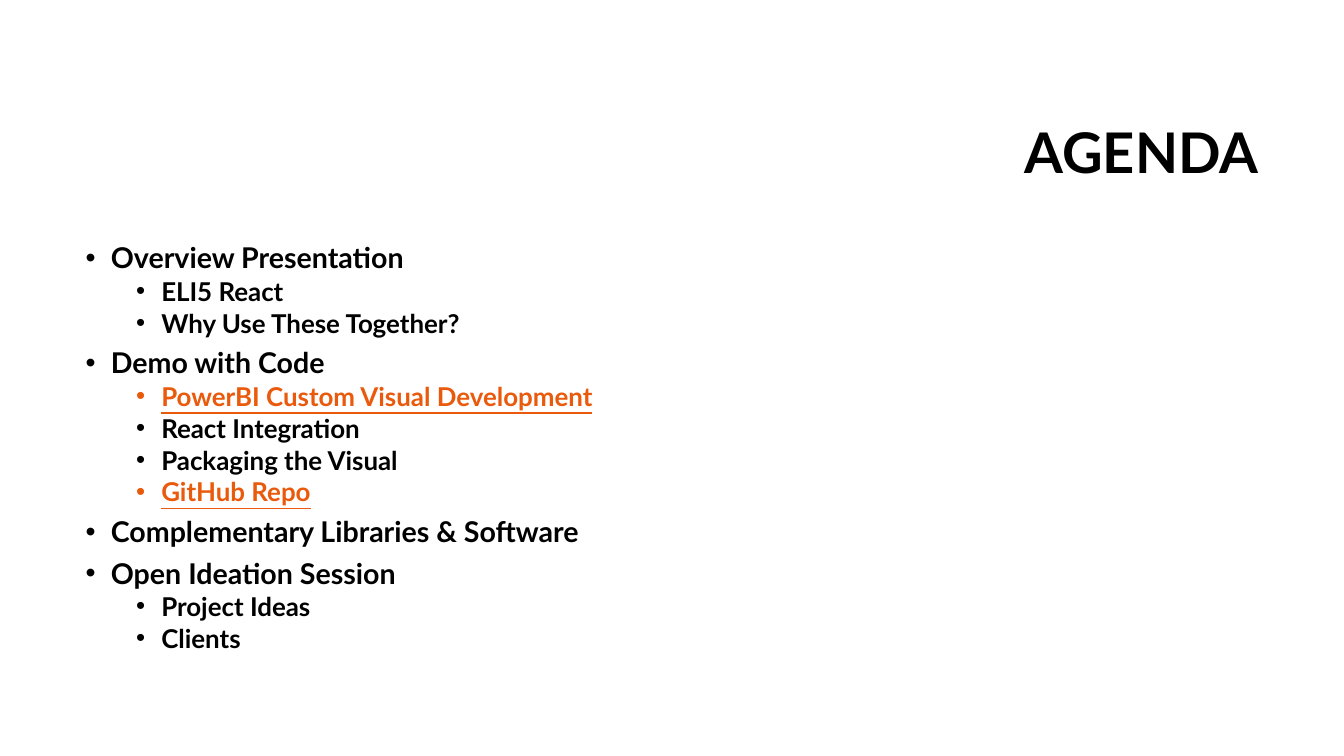
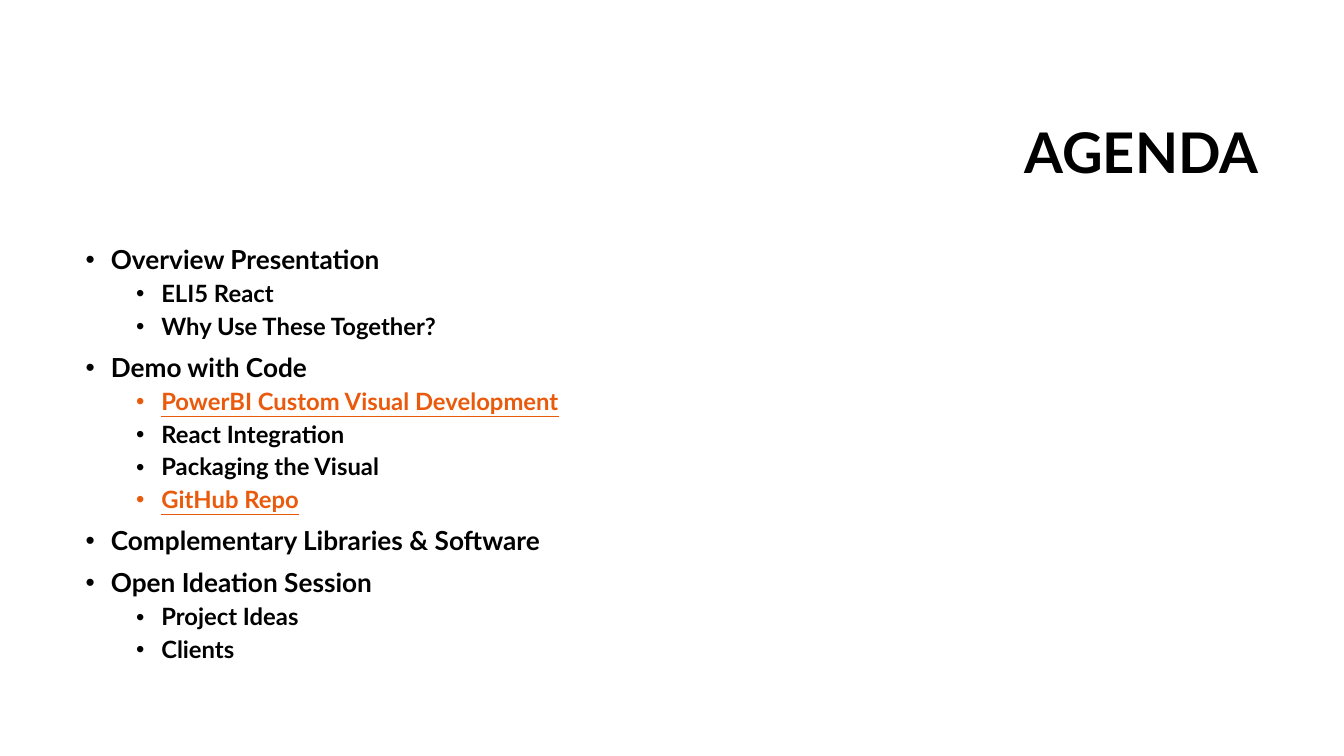
Before and after one commit to mjn1021/bubbles, a slide deck: slide 2 of docs/Power BI & React.pptx. Drawn at 1344x756 pixels with LibreOffice and Linux fonts; fonts in the diff are those of the drawing; background and template pictures are left out. Boxes give left, top, right and bottom in pixels: in the first picture for what was removed or moved away, otherwise in the second. Text is boxed around its words. In the diff, an @@ line names an element or a change of style, - is before the commit and + after.

```diff
--- a/docs/Power BI & React.pptx
+++ b/docs/Power BI & React.pptx
@@ text "Overview Presentation" at [111, 249, 558, 659]: size 20.4 to 18.7 pt in "Overview Presentation", "Demo with Code", "Complementary Libraries & Software", "Open Ideation Session"; size 18.5 to 17 pt in "ELI5 React", "Why Use These Together?", "PowerBI Custom Visual Development", "React Integration" and 4 more places; line spacing 0.8 to 0.9 @@
```
Also in this commit, not shown: 3 other slides changed, 2 slides added.
